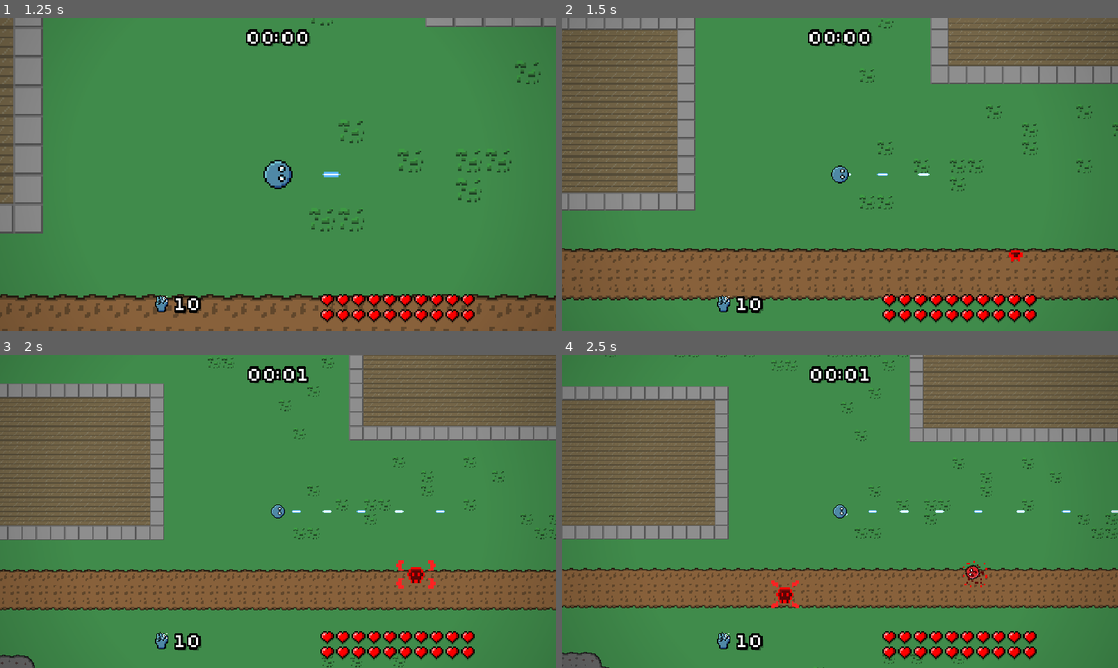
Above: before the commit, frames 1-4 (two rows, left to right).
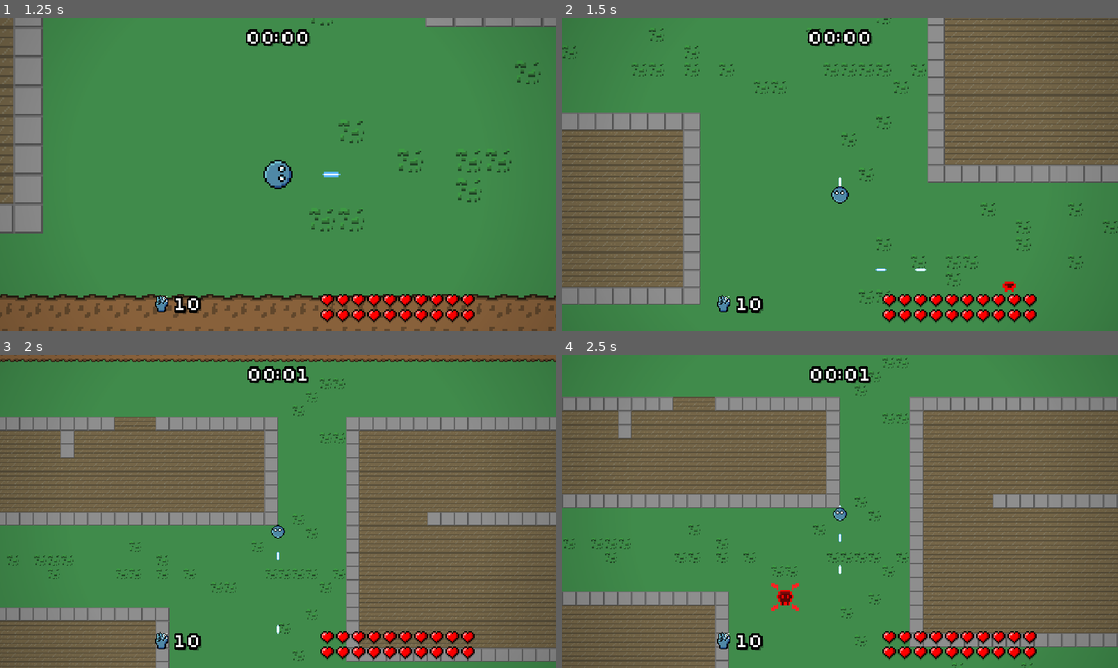
Above: after the commit, the same moments.

Repository: veprogames/top-down-incremental
Game: Godot game, scene res://main_menu/main_menu.tscn
The game is run twice, just before and just after one commit, with the same random seed, the same clock (stepped at 60 frames per second) and the same inputs.
Inputs (mouse positions are in pixels of both pictures, inside the frame that each line leads up to):
- Up to frame 1 (1.25 s): click "Play" at 0.5 s
- Up to frame 2 (1.5 s): move the mouse to (867, 174) at 1.27 s; hold W (player_up, bound only after the commit) from 1.28 s (still down)
- Up to frame 3 (2 s): keep holding W (player_up, bound only after the commit)
- Up to frame 4 (2.5 s): keep holding W (player_up, bound only after the commit); move the mouse to (812, 511) at 2.02 s

Frame 1 is identical in both runs. In frame 2, 46% of the frame differs, in the area x 0-100%, y 0-92%; in frame 3, 65%, in the area x 0-100%, y 0-100%; in frame 4, 62%.

Commit message:
add more player controls: wasd, arrow keys, controller, manual aim with controller

Diff:
--- a/player/player.gd
+++ b/player/player.gd
@@ -44,7 +44,10 @@
 func _unhandled_input(event: InputEvent) -> void:
 	var mouse_event: InputEventMouseMotion = event as InputEventMouseMotion
 	if mouse_event:
-		move_velocity += mouse_event.relative * MOVE_SPEED
+		move_velocity += mouse_event.relative
+	var touch_event: InputEventScreenDrag = event as InputEventScreenDrag
+	if touch_event:
+		move_velocity += touch_event.relative
 
 
 func _process(delta: float) -> void:
@@ -54,7 +57,20 @@
 
 
 func _physics_process(delta: float) -> void:
-	velocity = move_velocity * Game.settings.sensitivity + secondary_velocity
+	var input_vector: Vector2 = Input.get_vector(
+		&"player_left",
+		&"player_right",
+		&"player_up",
+		&"player_down"
+	)
+
+	if input_vector != Vector2.ZERO:
+		velocity = input_vector * 15
+		velocity /= 1 + Input.get_action_strength(&"player_move_slow")
+		velocity *= 1 + Input.get_action_strength(&"player_move_fast")
+	else:
+		velocity = move_velocity
+	velocity = velocity * MOVE_SPEED * Game.settings.sensitivity + secondary_velocity
 	move_velocity = Vector2.ZERO
 
 	# prevent jittering by only rotating at a min. velocity
@@ -77,7 +93,21 @@
 	invincibility_timer = maxf(0.0, invincibility_timer - delta)
 
 
+func get_input_shoot_vector() -> Vector2:
+	return Input.get_vector(
+		&"player_shoot_left",
+		&"player_shoot_right",
+		&"player_shoot_up",
+		&"player_shoot_down"
+	)
+
+
 func get_current_firerate() -> float:
+	var shoot_vector: Vector2 = get_input_shoot_vector()
+
+	if shoot_vector != Vector2.ZERO:
+		return 10
+
 	var nearest: Enemy = cached_nearest_enemy
 
 	if not is_instance_valid(nearest):
@@ -93,6 +123,11 @@
 
 
 func get_shoot_angle(target: Enemy) -> float:
+	var shoot_vector: Vector2 = get_input_shoot_vector()
+
+	if shoot_vector != Vector2.ZERO:
+		return shoot_vector.angle()
+
 	if is_instance_valid(target):
 		return (target.global_position - global_position).angle()
 	return rotation
--- a/project.godot
+++ b/project.godot
@@ -58,6 +58,64 @@
 "events": [Object(InputEventKey,"resource_local_to_scene":false,"resource_name":"","device":-1,"window_id":0,"alt_press …(195 unchanged characters)…
 ]
 }
+player_right={
+"deadzone": 0.5,
+"events": [Object(InputEventKey,"resource_local_to_scene":false,"resource_name":"","device":-1,"window_id":0,"alt_pressed":false,"shift_pressed":false,"ctrl_pressed":false,"meta_pressed":false,"pressed":false,"keycode":0,"physical_keycode":68,"key_label":0,"unicode":100,"location":0,"echo":false,"script":null)
+, Object(InputEventKey,"resource_local_to_scene":false,"resource_name":"","device":-1,"window_id":0,"alt_pressed":false,"shift_pressed":false,"ctrl_pressed":false,"meta_pressed":false,"pressed":false,"keycode":0,"physical_keycode":4194321,"key_label":0,"unicode":0,"location":0,"echo":false,"script":null)
+, Object(InputEventJoypadMotion,"resource_local_to_scene":false,"resource_name":"","device":-1,"axis":0,"axis_value":1.0,"script":null)
+]
+}
+player_up={
+"deadzone": 0.5,
+"events": [Object(InputEventKey,"resource_local_to_scene":false,"resource_name":"","device":-1,"window_id":0,"alt_pressed":false,"shift_pressed":false,"ctrl_pressed":false,"meta_pressed":false,"pressed":false,"keycode":0,"physical_keycode":87,"key_label":0,"unicode":119,"location":0,"echo":false,"script":null)
+, Object(InputEventKey,"resource_local_to_scene":false,"resource_name":"","device":-1,"window_id":0,"alt_pressed":false,"shift_pressed":false,"ctrl_pressed":false,"meta_pressed":false,"pressed":false,"keycode":0,"physical_keycode":4194320,"key_label":0,"unicode":0,"location":0,"echo":false,"script":null)
+, Object(InputEventJoypadMotion,"resource_local_to_scene":false,"resource_name":"","device":-1,"axis":1,"axis_value":-1.0,"script":null)
+]
+}
+player_left={
+"deadzone": 0.5,
+"events": [Object(InputEventKey,"resource_local_to_scene":false,"resource_name":"","device":-1,"window_id":0,"alt_pressed":false,"shift_pressed":false,"ctrl_pressed":false,"meta_pressed":false,"pressed":false,"keycode":0,"physical_keycode":65,"key_label":0,"unicode":97,"location":0,"echo":false,"script":null)
+, Object(InputEventKey,"resource_local_to_scene":false,"resource_name":"","device":-1,"window_id":0,"alt_pressed":false,"shift_pressed":false,"ctrl_pressed":false,"meta_pressed":false,"pressed":false,"keycode":0,"physical_keycode":4194319,"key_label":0,"unicode":0,"location":0,"echo":false,"script":null)
+, Object(InputEventJoypadMotion,"resource_local_to_scene":false,"resource_name":"","device":-1,"axis":0,"axis_value":-1.0,"script":null)
+]
+}
+player_down={
+"deadzone": 0.5,
+"events": [Object(InputEventKey,"resource_local_to_scene":false,"resource_name":"","device":-1,"window_id":0,"alt_pressed":false,"shift_pressed":false,"ctrl_pressed":false,"meta_pressed":false,"pressed":false,"keycode":0,"physical_keycode":83,"key_label":0,"unicode":115,"location":0,"echo":false,"script":null)
+, Object(InputEventKey,"resource_local_to_scene":false,"resource_name":"","device":-1,"window_id":0,"alt_pressed":false,"shift_pressed":false,"ctrl_pressed":false,"meta_pressed":false,"pressed":false,"keycode":0,"physical_keycode":4194322,"key_label":0,"unicode":0,"location":0,"echo":false,"script":null)
+, Object(InputEventJoypadMotion,"resource_local_to_scene":false,"resource_name":"","device":-1,"axis":1,"axis_value":1.0,"script":null)
+]
+}
+player_shoot_right={
+"deadzone": 0.5,
+"events": [Object(InputEventJoypadMotion,"resource_local_to_scene":false,"resource_name":"","device":-1,"axis":2,"axis_value":1.0,"script":null)
+]
+}
+player_shoot_up={
+"deadzone": 0.5,
+"events": [Object(InputEventJoypadMotion,"resource_local_to_scene":false,"resource_name":"","device":-1,"axis":3,"axis_value":-1.0,"script":null)
+]
+}
+player_shoot_left={
+"deadzone": 0.5,
+"events": [Object(InputEventJoypadMotion,"resource_local_to_scene":false,"resource_name":"","device":-1,"axis":2,"axis_value":-1.0,"script":null)
+]
+}
+player_shoot_down={
+"deadzone": 0.5,
+"events": [Object(InputEventJoypadMotion,"resource_local_to_scene":false,"resource_name":"","device":-1,"axis":3,"axis_value":1.0,"script":null)
+]
+}
+player_move_slow={
+"deadzone": 0.5,
+"events": [Object(InputEventJoypadMotion,"resource_local_to_scene":false,"resource_name":"","device":-1,"axis":4,"axis_value":1.0,"script":null)
+]
+}
+player_move_fast={
+"deadzone": 0.5,
+"events": [Object(InputEventJoypadMotion,"resource_local_to_scene":false,"resource_name":"","device":-1,"axis":5,"axis_value":1.0,"script":null)
+]
+}
 
 [layer_names]
 
